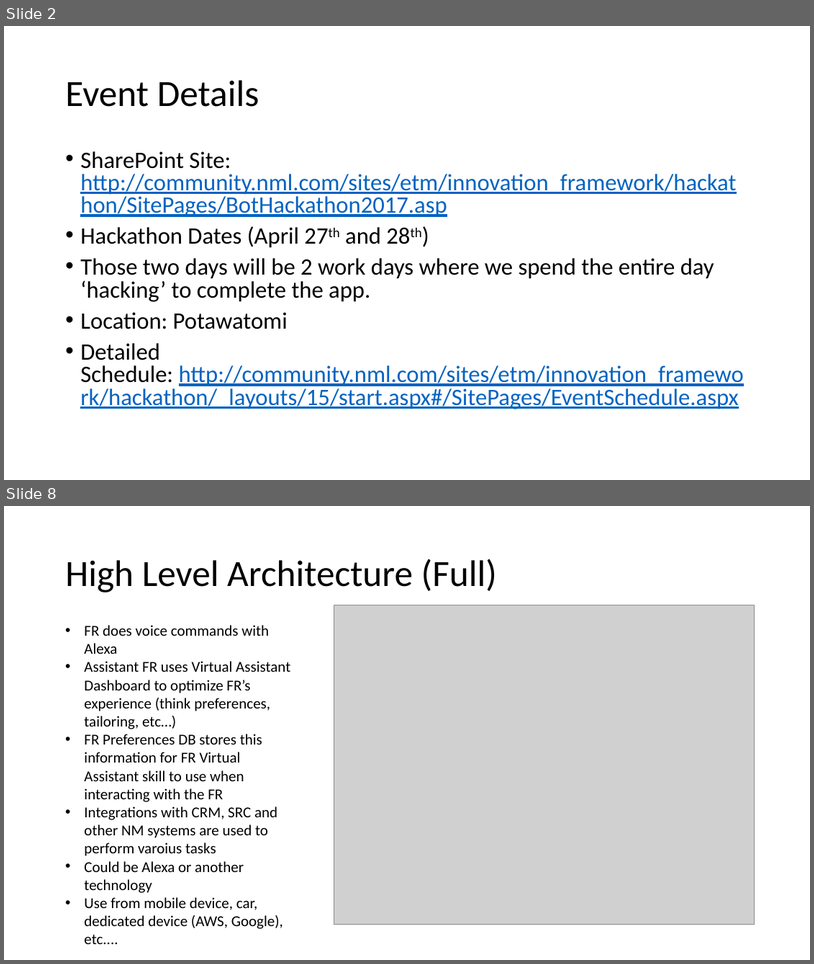
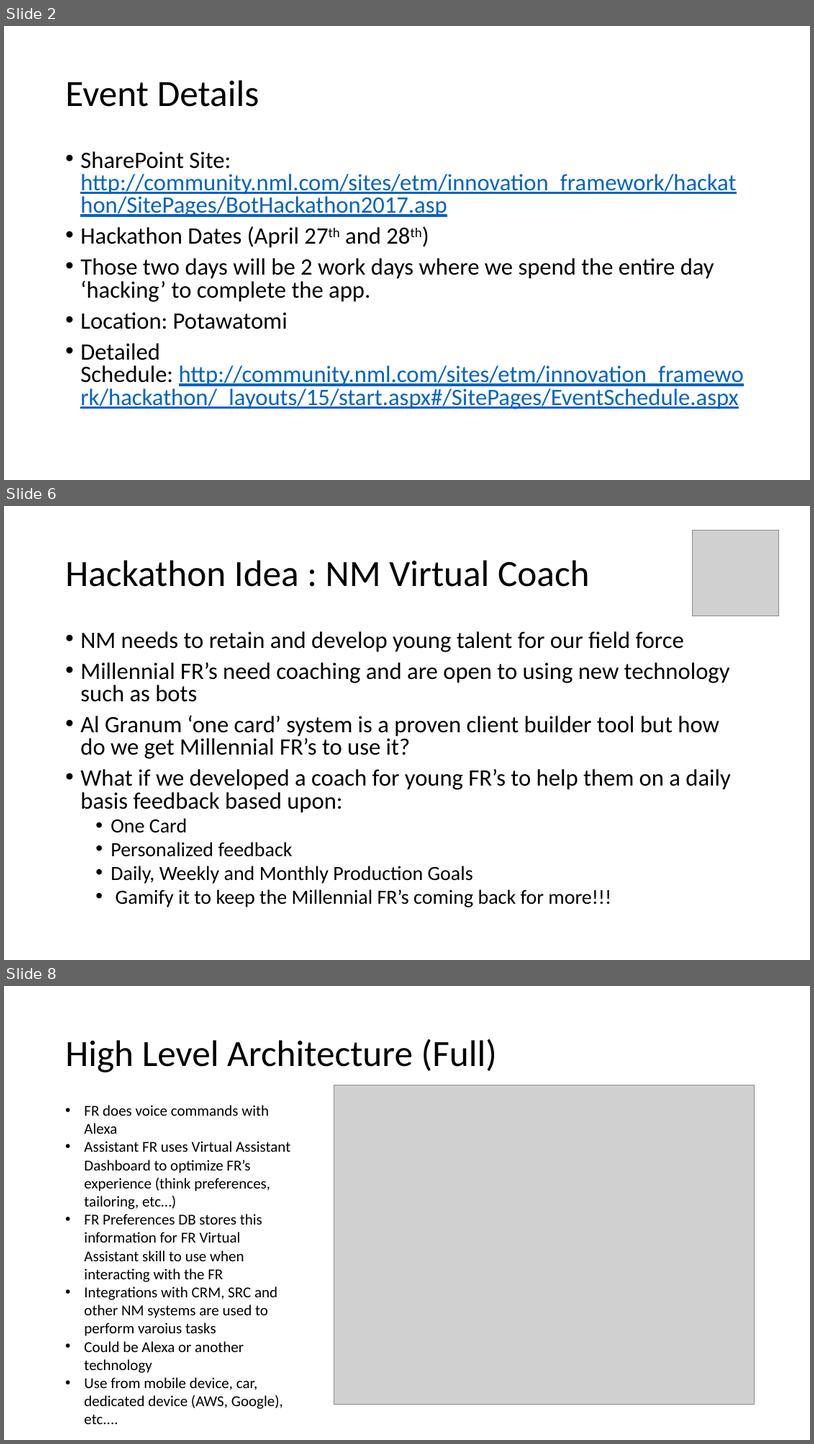
Before and after one commit to PaulJDix/nmhack17-design-doc, a slide deck: IdeasPPT.pptx. Shown one above the other, each under a label of ours: slides 2 and 8 before the commit, slides 2, 6 and 8 after it; the slides between them are not shown. The pictures are 814x964 and 814x1444 pixels, drawn with LibreOffice and Linux fonts; fonts in the diff are those of the drawing; grey boxes stand for pictures. Boxes give left, top, right and bottom in pixels: in the first picture for what was removed or moved away, otherwise in the second. Text is boxed around its words. In the diff, an @@ line names an element or a change of style, - is before the commit and + after.

```diff
--- a/IdeasPPT.pptx
+++ b/IdeasPPT.pptx
@@ slide 6 added at [4,506,810,960], background #FFFFFF @@
@@ picture added at [693,530,779,616] @@
@@ title added at [65,560,590,587], 44 pt, text #000000 @@
+Hackathon Idea : NM Virtual Coach
@@ text added at [80,631,730,907], 28 pt, text #000000 @@
+• NM needs to retain and develop young talent for our field force
+• Millennial FR’s need coaching and are open to using new technology such as bots
+• Al Granum ‘one card’ system is a proven client builder tool but how do we get Millennial FR’s to use it?
+• What if we developed a coach for young FR’s to help them on a daily basis feedback based upon:
+  • One Card
+  • Personalized feedback
+  • Daily, Weekly and Monthly Production Goals
+  • Gamify it to keep the Millennial FR’s coming back for more!!!
```
Also in this commit, not shown: 4 other slides added, 8 other files.
